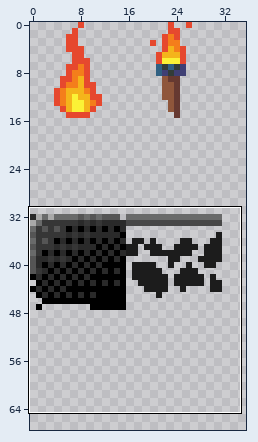
Pixel-art file, stored at Assets/Spritesheets/tileset.aseprite. Above, an overview of the earlier version with the close-up marked.
Close-up. Old version:
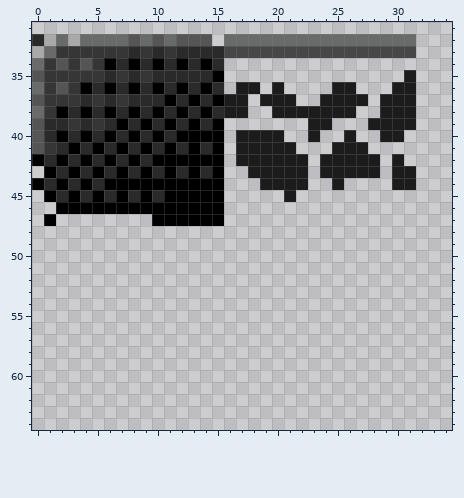
160x160 pixels, 1 frame. Colours within 5 levels of each other are drawn and written as one. Shown: x 0..34, y 31..64. The wide view leaves out empty margins.
Now the later version:
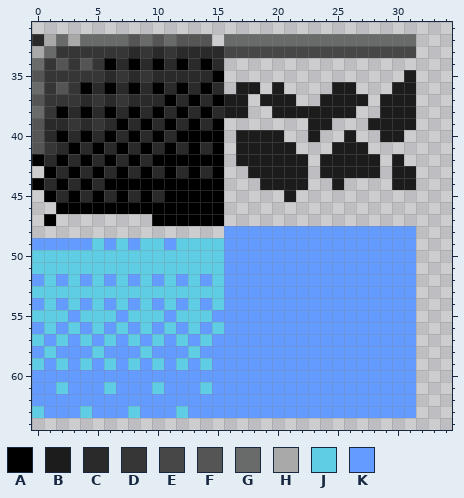
Palette (. is transparent): A #000000  B #1c1c1c  C #2a2a2a  D #363636  E #474747  F #555555  G #696a6a  H #a9a9a9  J #5fcde4  K #639bff
Changes in this commit:
@@ x 0..34 @@
 47 .A........AAAAAA...................
-48 ...................................
-49 ...................................
-50 ...................................
-51 ...................................
-52 ...................................
-53 ...................................
-54 ...................................
-55 ...................................
-56 ...................................
-57 ...................................
-58 ...................................
-59 ...................................
-60 ...................................
-61 ...................................
-62 ...................................
-63 ...................................
+48 ................KKKKKKKKKKKKKKKK...
+49 KKKKKJKJKJJKJJJJKKKKKKKKKKKKKKKK...
+50 JJJJJJJJJJJJJJJJKKKKKKKKKKKKKKKK...
+51 JJJJJJJJJJJJJJJJKKKKKKKKKKKKKKKK...
+52 KJKJKJKJKJKJKJKJKKKKKKKKKKKKKKKK...
+53 JJJJJJJJJJJJJJJJKKKKKKKKKKKKKKKK...
+54 KJKJKJKJKJKJKJKJKKKKKKKKKKKKKKKK...
+55 JJJKJJJKJJJKJJJKKKKKKKKKKKKKKKKK...
+56 KJKJKJKJKJKJKJKJKKKKKKKKKKKKKKKK...
+57 JKJKJKJKJKJKJKJKKKKKKKKKKKKKKKKK...
+58 KJKKKJKKKJKKKJKKKKKKKKKKKKKKKKKK...
+59 JKJKJKJKJKJKJKJKKKKKKKKKKKKKKKKK...
+60 KKKKKKKKKKKKKKKKKKKKKKKKKKKKKKKK...
+61 KKJKKKJKKKJKKKJKKKKKKKKKKKKKKKKK...
+62 KKKKKKKKKKKKKKKKKKKKKKKKKKKKKKKK...
+63 JKKKJKKKJKKKJKKKKKKKKKKKKKKKKKKK...
 64 ...................................
Where, in picture pixels (left, top, right, bottom), the same in both close-ups:
added: (32, 226, 416, 418)
